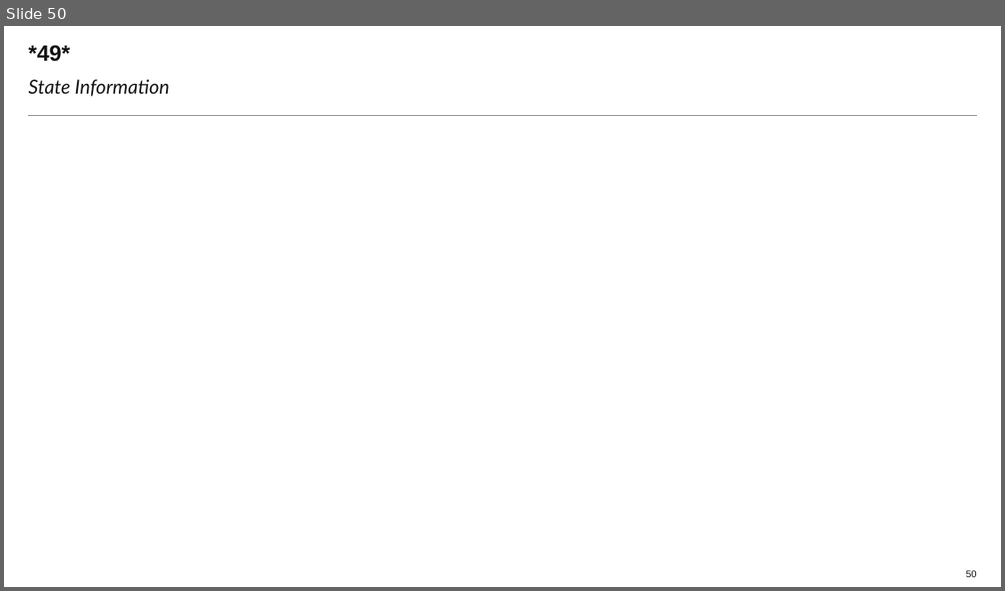
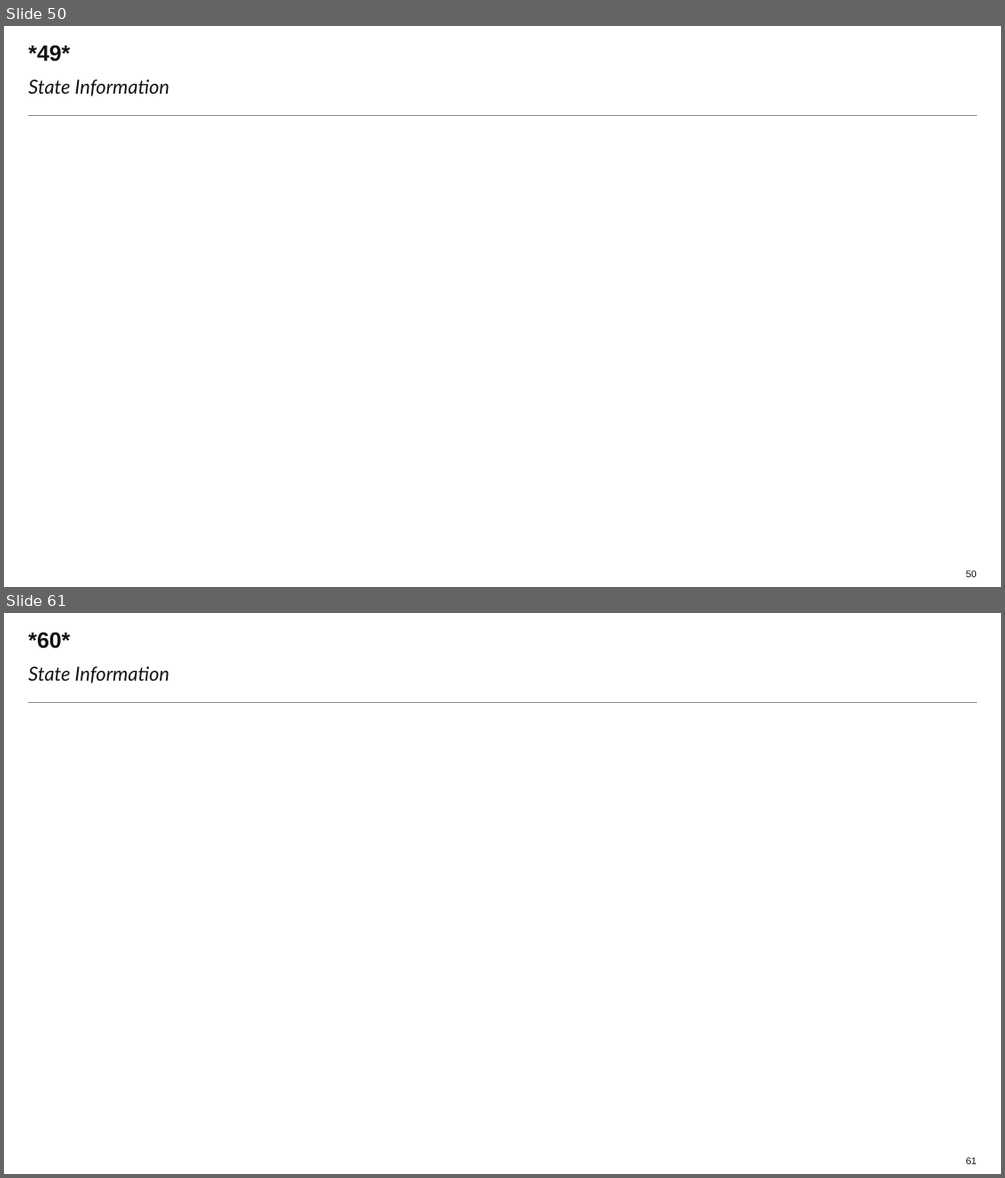
Before and after one commit to Laurapaws/graphGrabber, a slide deck: emptyDeck.pptx. Shown one above the other, each under a label of ours: slide 50 before the commit, slides 50 and 61 after it; the slides between them are not shown. The pictures are 1005x591 and 1005x1178 pixels, drawn with LibreOffice and Linux fonts; fonts in the diff are those of the drawing; background and template pictures are left out. Boxes give left, top, right and bottom in pixels: in the first picture for what was removed or moved away, otherwise in the second. Text is boxed around its words. In the diff, an @@ line names an element or a change of style, - is before the commit and + after.

```diff
--- a/emptyDeck.pptx
+++ b/emptyDeck.pptx
@@ slide 61 added at (x1=4, y1=613, x2=1001, y2=1174), background #FFFFFF; not listed: 1 template element that a slide beside it also shows @@
@@ title added at (x1=28, y1=632, x2=70, y2=649), 16 pt, text #131313, bold @@
+*60*
@@ text added at (x1=28, y1=666, x2=170, y2=683), 14 pt, text #131313, italic @@
+State Information
@@ page number added at (x1=966, y1=1157, x2=977, y2=1164), 7 pt, text #131313 @@
+61
```
Also in this commit, not shown: 20 other slides added, 1 other file.
